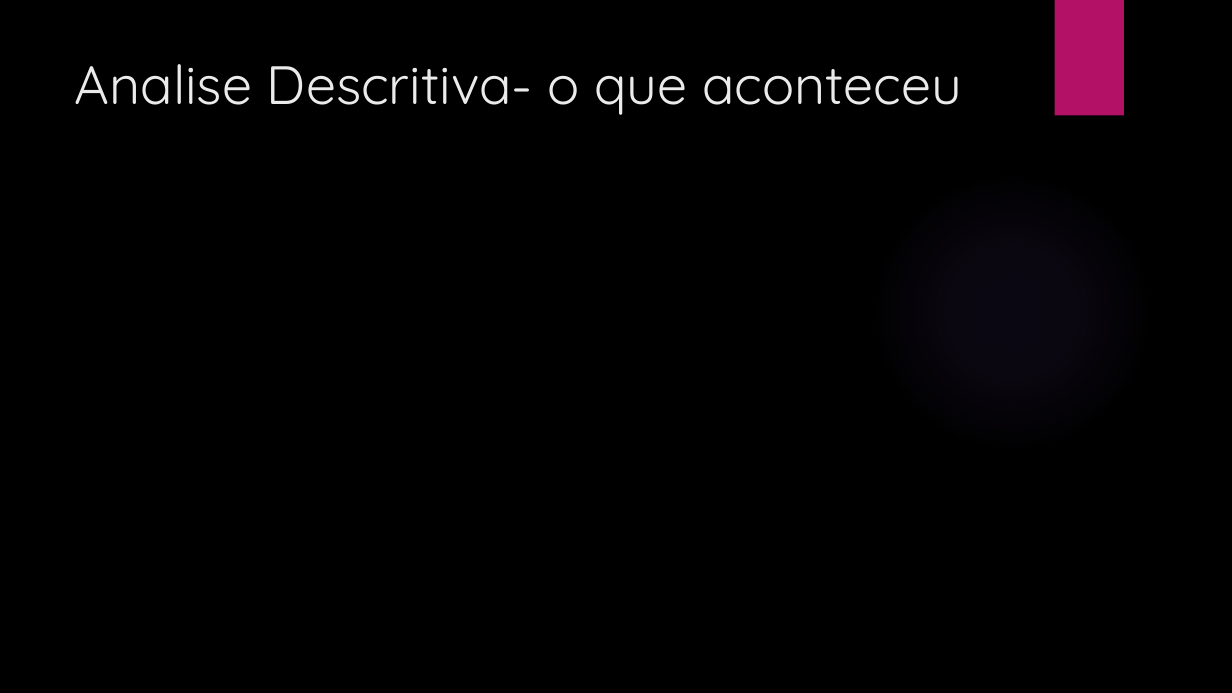
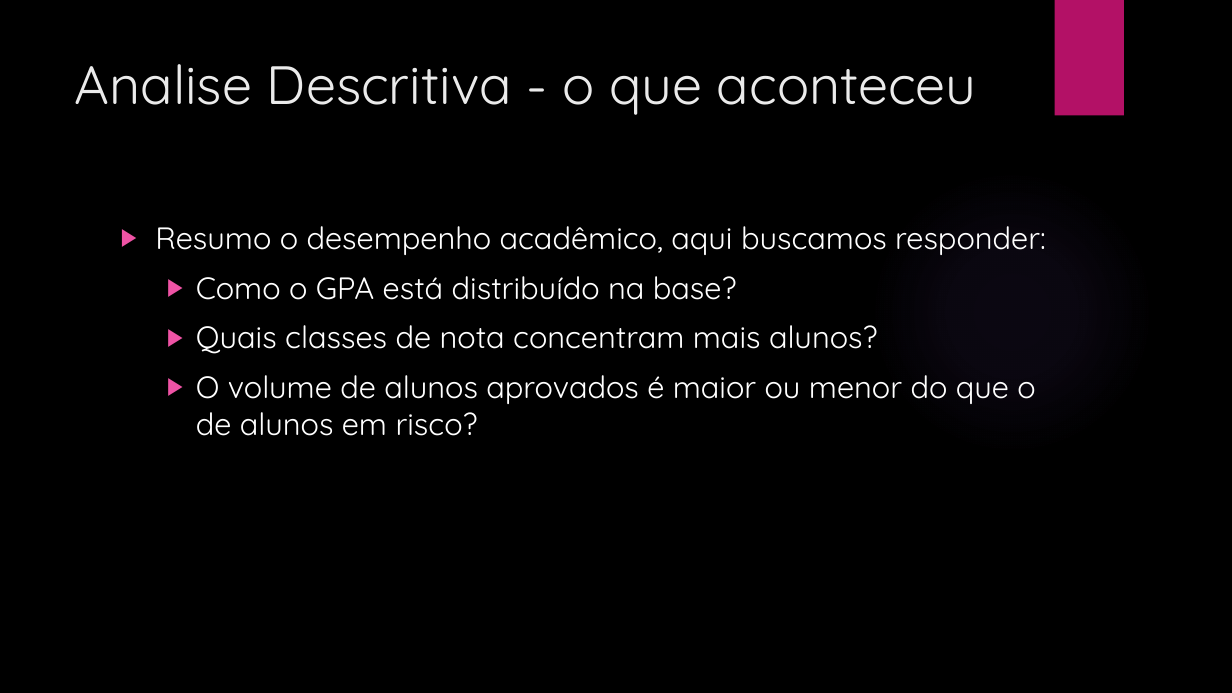
Before and after one commit to elvitin/students_perfomance_topicos_i, a slide deck: slide 17 of docs/Apresentacaotopicos.pptx (slide 15 before the commit). Drawn at 1232x693 pixels with LibreOffice and Linux fonts; fonts in the diff are those of the drawing; background and template pictures are left out. Boxes give left, top, right and bottom in pixels: in the first picture for what was removed or moved away, otherwise in the second. Text is boxed around its words. In the diff, an @@ line names an element or a change of style, - is before the commit and + after.

```diff
--- a/docs/Apresentacaotopicos.pptx
+++ b/docs/Apresentacaotopicos.pptx
@@ title at <box>75,64,977,115</box>: spaces changed @@
-Analise Descritiva- o que aconteceu
+Analise Descritiva - o que aconteceu
@@ text added at <box>155,226,1046,436</box>, 24 pt, text #FFFFFF @@
+▶ Resumo o desempenho acadêmico, aqui buscamos responder:
+  ▶ Como o GPA está distribuído na base?
+  ▶ Quais classes de nota concentram mais alunos?
+  ▶ O volume de alunos aprovados é maior ou menor do que o de alunos em risco?
```
Also in this commit, not shown: 1 other slide changed, 22 slides added, 4 slides removed, 4 other files.
